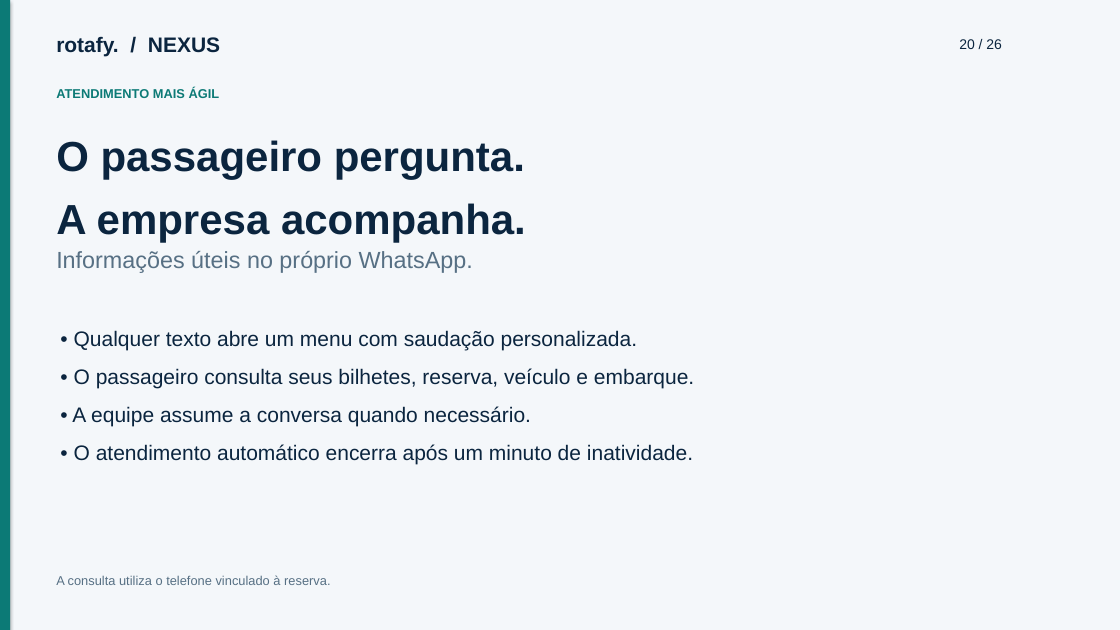
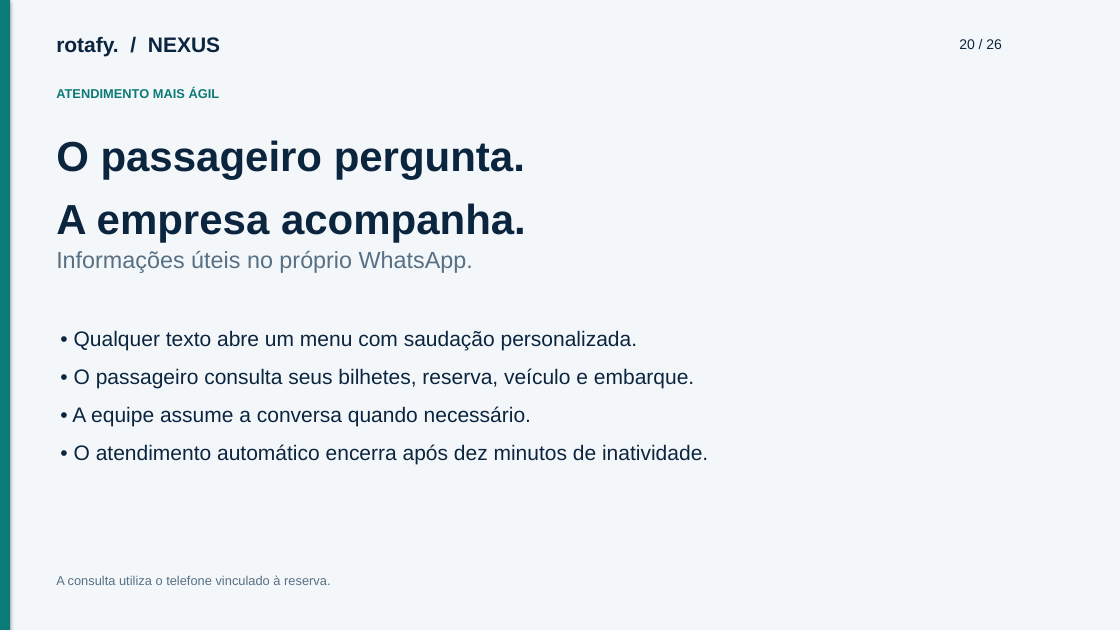
Before and after one commit to cfartes/rotafy, a slide deck: slide 20 of frontend/public/documentacao/apresentacao.pptx. Drawn at 1120x630 pixels with LibreOffice and Linux fonts; fonts in the diff are those of the drawing. Boxes give left, top, right and bottom in pixels: in the first picture for what was removed or moved away, otherwise in the second. Text is boxed around its words. In the diff, an @@ line names an element or a change of style, - is before the commit and + after.

```diff
--- a/frontend/public/documentacao/apresentacao.pptx
+++ b/frontend/public/documentacao/apresentacao.pptx
@@ text at (x1=74, y1=444, x2=708, y2=464): text changed @@
-• O atendimento automático encerra após um minuto de inatividade.
+• O atendimento automático encerra após dez minutos de inatividade.
```
Also in this commit, not shown: 29 other files.
